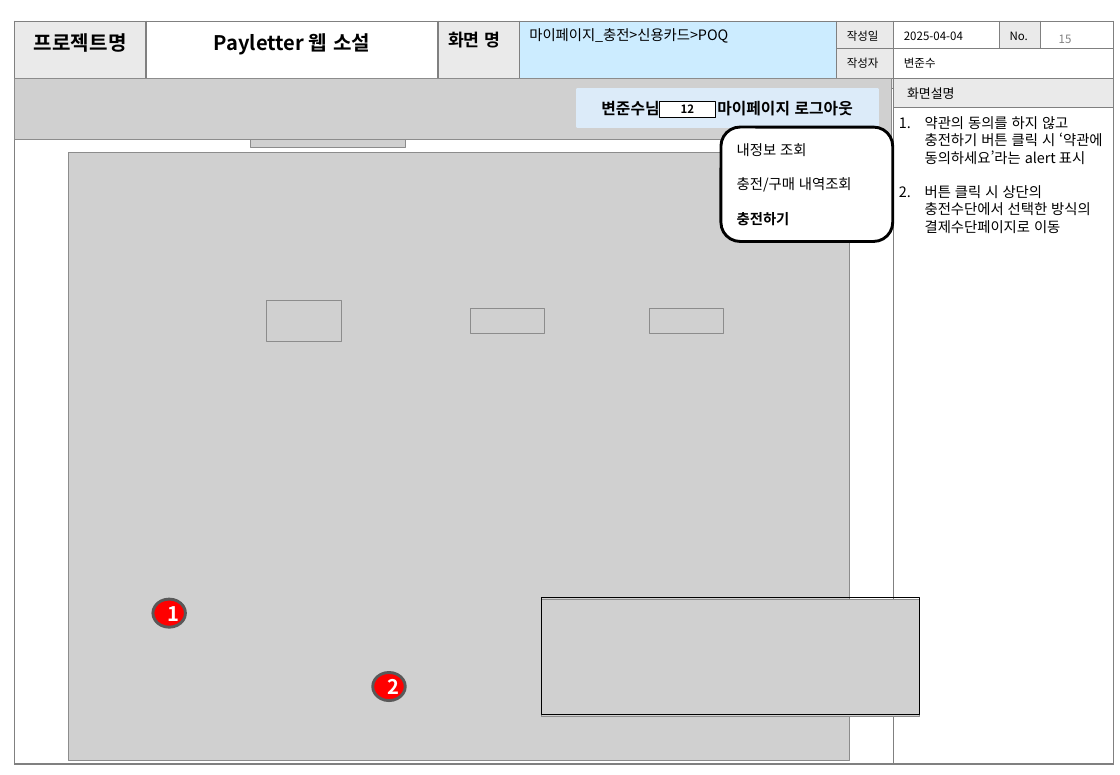
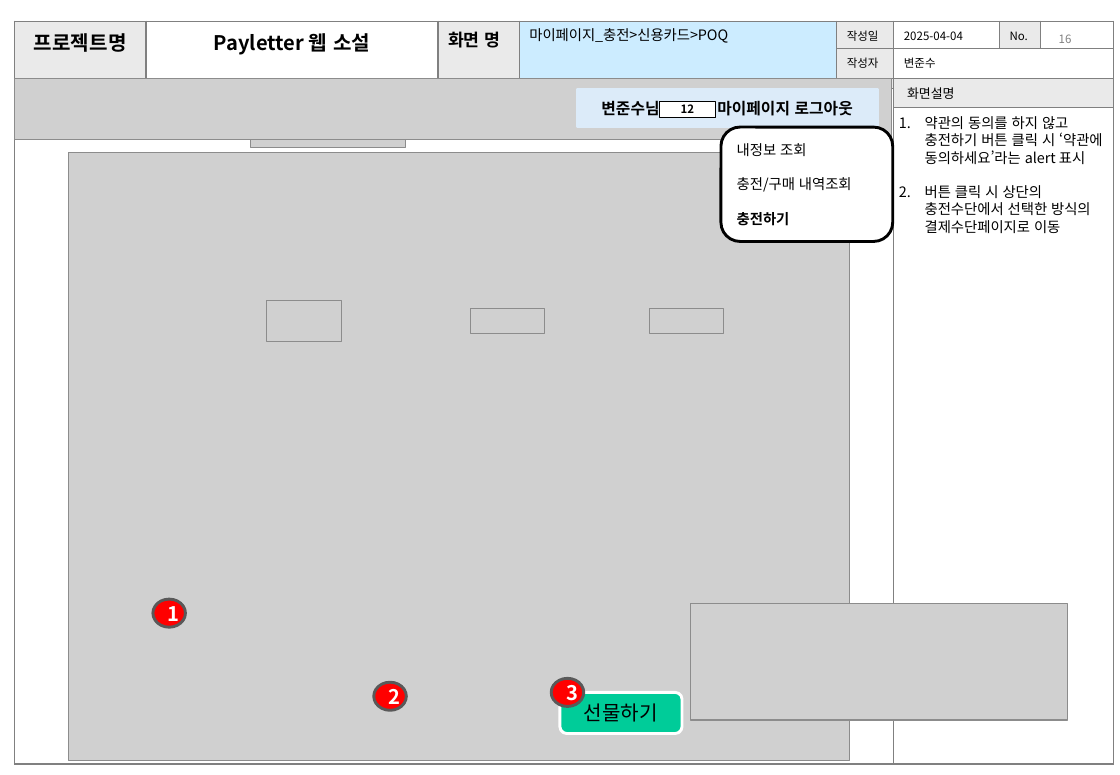
Before and after one commit to joons97/jsp_prj, a slide deck: slide 17 of 기획안_변준수.pptx (slide 16 before the commit). Drawn at 1120x775 pixels with LibreOffice and Linux fonts; fonts in the diff are those of the drawing; grey boxes stand for pictures; background and template pictures are left out. Boxes give left, top, right and bottom in pixels: in the first picture for what was removed or moved away, otherwise in the second. Text is boxed around its words. In the diff, an @@ line names an element or a change of style, - is before the commit and + after.

```diff
--- a/기획안_변준수.pptx
+++ b/기획안_변준수.pptx
@@ rectangle removed at (541, 598, 919, 715) @@
@@ picture: place and size @@
-picture at (541, 600, 919, 717)
+picture at (691, 604, 1067, 721)
@@ ellipse "2": place and size @@
-ellipse "2" at (373, 673, 405, 701)
+ellipse "2" at (374, 683, 406, 710)
@@ ellipse added at (551, 678, 583, 706), fill #FF0000, outline #595959 2 pt, 14 pt, text #FFFFFF, bold @@
+3
@@ rounded rectangle added at (561, 693, 683, 734), fill #00CC99, outline #FFFFFF 2 pt, 14 pt, text #000000 @@
+선물하기
```
Also in this commit, not shown: 13 other slides changed, 14 slides added, 3 slides removed.
